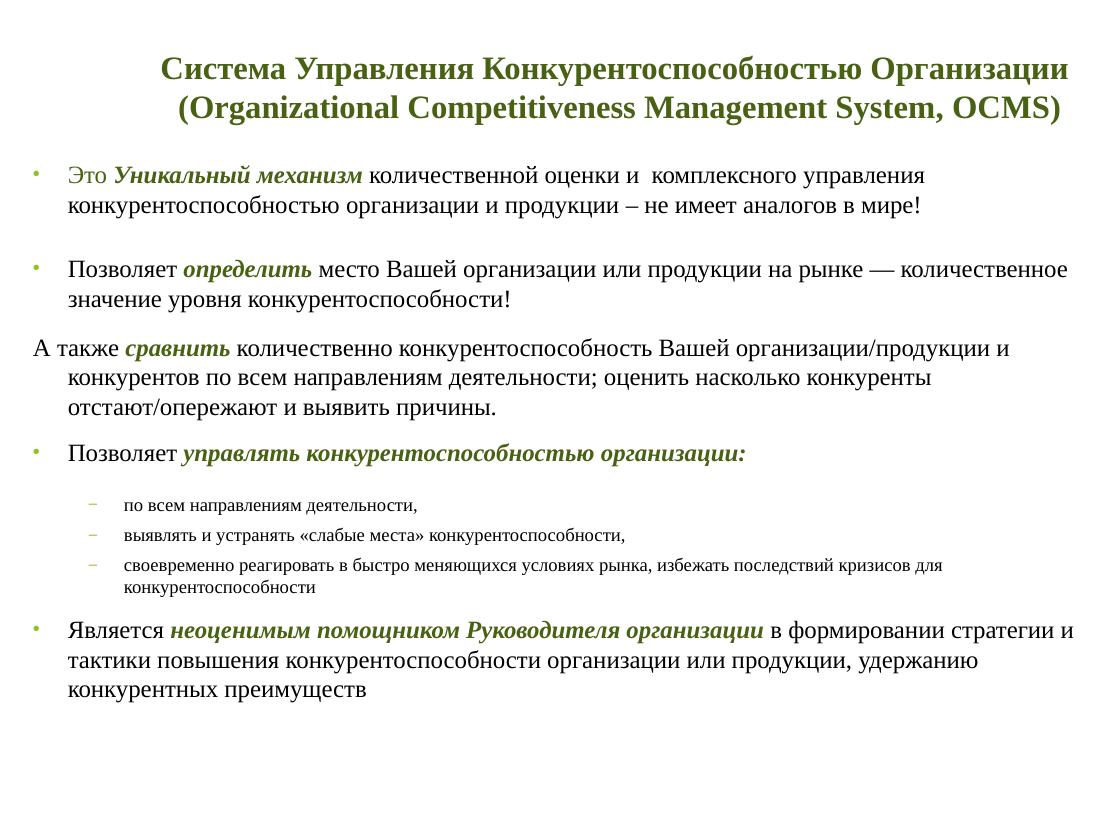
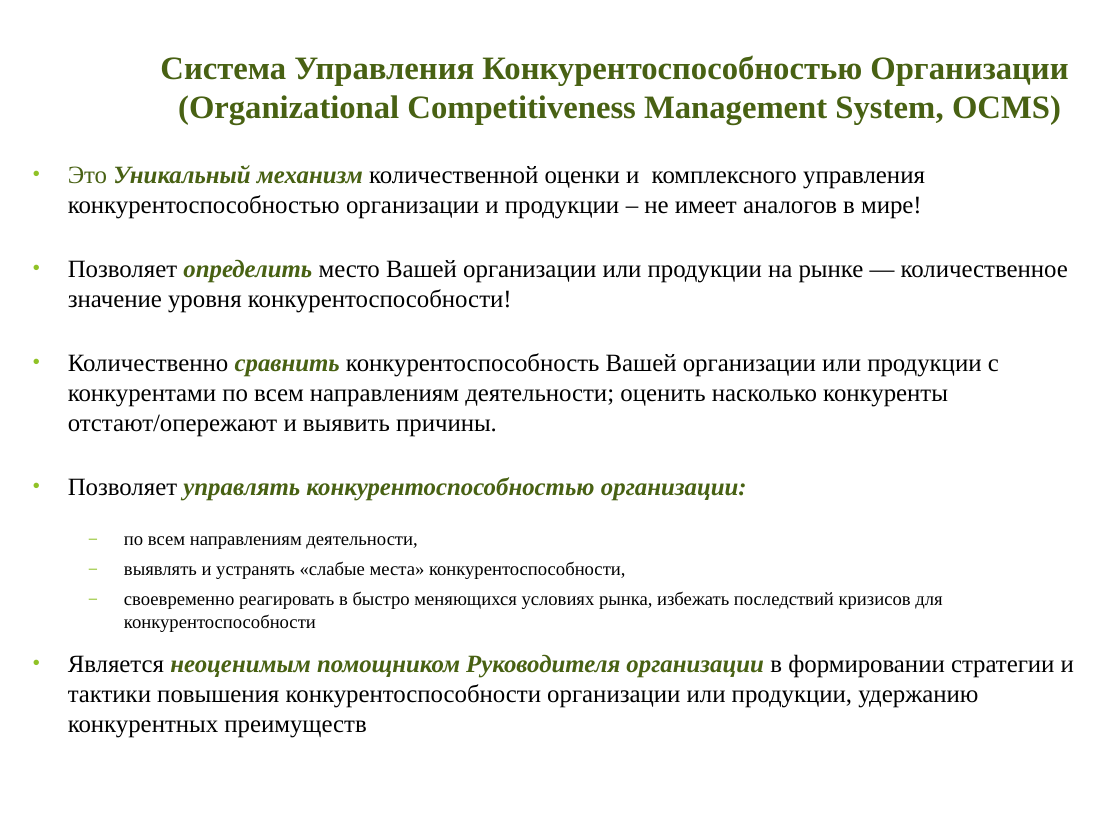
Before and after one commit to ocmsystem/ocmsystem.github.io, a slide deck: slide 2 of files/presentations/Presentation_OCMSystem_RU.ppt. Drawn at 1120x840 pixels with LibreOffice and Linux fonts; fonts in the diff are those of the drawing; background and template pictures are left out. Boxes give left, top, right and bottom in pixels: in the first picture for what was removed or moved away, otherwise in the second. Text is boxed around its words. In the diff, an @@ line names an element or a change of style, - is before the commit and + after.

Commit message:
Update presentation in russian

```diff
--- a/files/presentations/Presentation_OCMSystem_RU.ppt
+++ b/files/presentations/Presentation_OCMSystem_RU.ppt
@@ text at bbox=[68, 353, 999, 437]: text changed @@
-А также сравнить количественно конкурентоспособность Вашей организации/продукции и конкурентов по всем направлениям деятельности; оценить насколько конкуренты отстают/опережают и выявить причины.
+• Количественно сравнить конкурентоспособность Вашей организации или продукции с конкурентами по всем направлениям деятельности; оценить насколько конкуренты отстают/опережают и выявить причины.
```
